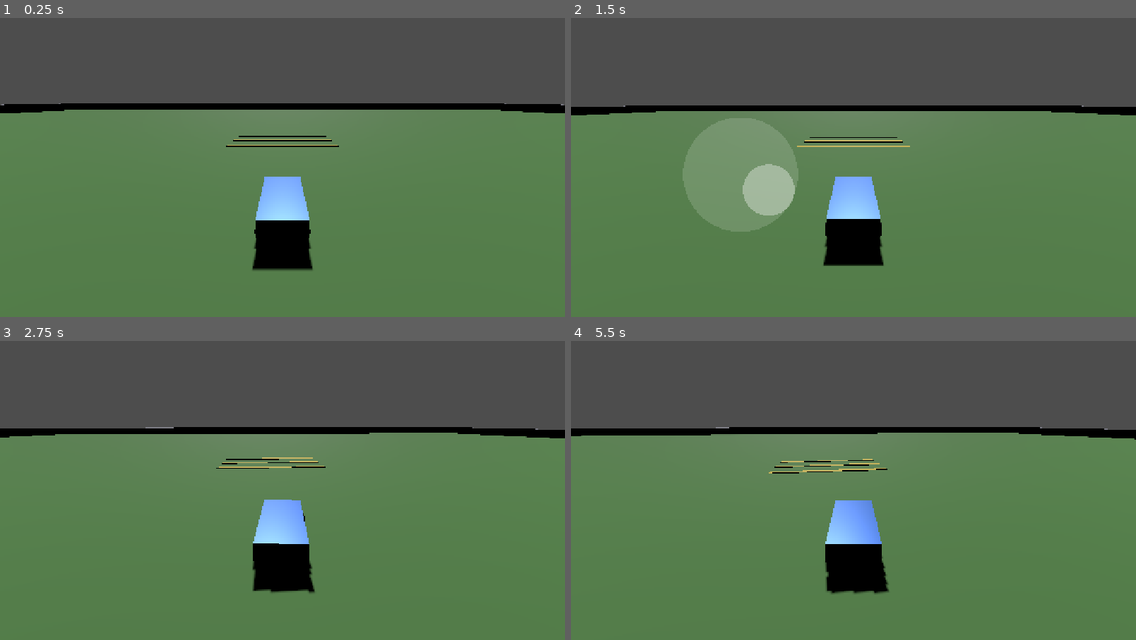
Above: before the commit, frames 1-4 (two rows, left to right).
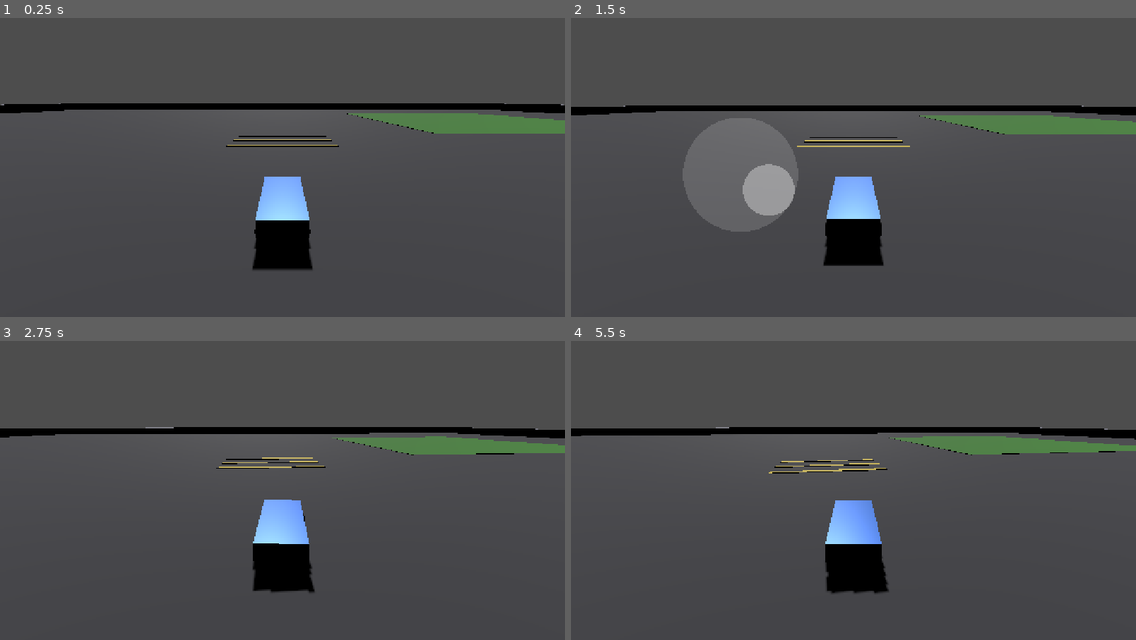
Above: after the commit, the same moments.

Repository: mihaelaradu1005-source/RacerMobile
Game: Godot game, scene res://scenes/world.tscn
Same seed, same stepped clock (60 frames per second), same inputs: the game is played once before the commit and once after it.
Inputs (mouse positions are in pixels of both pictures, inside the frame that each line leads up to):
- Up to frame 1 (0.25 s): no input
- Up to frame 2 (1.5 s): move the mouse to (977, 143) at 0.52 s; hold D (move_right) 0.53-1.25 s; click (977, 143) at 0.67 s; tap Enter at 1.25 s; drag from (740, 173) to (825, 221) at 1.27 s
- Up to frame 3 (2.75 s): move the mouse to (339, 412) at 2.02 s; hold D (move_right) from 2.03 s (still down)
- Up to frame 4 (5.5 s): release D (move_right) at 2.75 s; drag from (825, 544) to (684, 433) at 2.77 s; move the mouse to (1023, 529) at 3.52 s; hold A (move_left) 3.53-4.25 s; drag from (684, 433) to (768, 400) at 4.27 s; move the mouse to (881, 481) at 5.02 s; hold S (move_back) from 5.03 s (still down); click (881, 481) at 5.17 s

The runs differ from the first frame. In frame 1, 64% of the frame differs, in the area x 0-100%, y 30-100%; in frame 2, 64%; in frame 3, 64%; in frame 4, 64%.

Commit message:
feat(phase3): surface-aware grip — asphalt grippy, grass slippery
First Phase 3 step. Wheels read the body they rest on; bodies in the
"low_grip" group (grass patches) drop that wheel's friction so the car
slides on grass, while the asphalt ground keeps full grip.

- car.gd: cache wheels, per-frame set wheel_friction_slip by surface group
- world.tscn: ground retinted to asphalt (grip 9); two grass patches added
  in group low_grip (grip 3)
- Verified with tests/surface_test: a car on grass reports friction 3.0 on
  all four wheels; asphalt is the default full-grip branch
- Phase 2 marked complete (driving confirmed good on device)

Co-Authored-By: Claude Opus 4.8 <noreply@anthropic.com>

Diff:
--- a/scenes/world.tscn
+++ b/scenes/world.tscn
@@ -1,12 +1,12 @@
-[gd_scene load_steps=15 format=3 uid="uid://cfb1r12fte3xg"]
+[gd_scene load_steps=18 format=3 uid="uid://cfb1r12fte3xg"]
 
 [ext_resource type="Script" path="res://scripts/camera_follow.gd" id="1_camera"]
 [ext_resource type="Script" path="res://scripts/virtual_joystick.gd" id="2_joystick"]
 [ext_resource type="PackedScene" path="res://scenes/car.tscn" id="3_car"]
 
 [sub_resource type="StandardMaterial3D" id="GroundMat"]
-albedo_color = Color(0.35, 0.55, 0.3, 1)
-roughness = 0.9
+albedo_color = Color(0.28, 0.28, 0.3, 1)
+roughness = 0.95
 
 [sub_resource type="PlaneMesh" id="GroundPlane"]
 material = SubResource("GroundMat")
@@ -43,6 +43,17 @@
 
 [sub_resource type="BoxShape3D" id="WallShapeZ"]
 size = Vector3(1, 3, 202)
+
+[sub_resource type="StandardMaterial3D" id="GrassMat"]
+albedo_color = Color(0.3, 0.55, 0.25, 1)
+roughness = 1.0
+
+[sub_resource type="BoxMesh" id="GrassMesh"]
+material = SubResource("GrassMat")
+size = Vector3(45, 0.1, 45)
+
+[sub_resource type="BoxShape3D" id="GrassShape"]
+size = Vector3(45, 0.1, 45)
 
 [node name="World" type="Node3D"]
 
@@ -84,6 +95,26 @@
 [node name="Bump3Col" type="CollisionShape3D" parent="Bumps"]
 transform = Transform3D(1, 0, 0, 0, 1, 0, 0, 0, 1, 0, 0, 20)
 shape = SubResource("BumpShape")
+
+[node name="Grass1" type="StaticBody3D" parent="." groups=["low_grip"]]
+
+[node name="Grass1Mesh" type="MeshInstance3D" parent="Grass1"]
+transform = Transform3D(1, 0, 0, 0, 1, 0, 0, 0, 1, -45, 0.02, 45)
+mesh = SubResource("GrassMesh")
+
+[node name="Grass1Col" type="CollisionShape3D" parent="Grass1"]
+transform = Transform3D(1, 0, 0, 0, 1, 0, 0, 0, 1, -45, 0.02, 45)
+shape = SubResource("GrassShape")
+
+[node name="Grass2" type="StaticBody3D" parent="." groups=["low_grip"]]
+
+[node name="Grass2Mesh" type="MeshInstance3D" parent="Grass2"]
+transform = Transform3D(1, 0, 0, 0, 1, 0, 0, 0, 1, 48, 0.02, -35)
+mesh = SubResource("GrassMesh")
+
+[node name="Grass2Col" type="CollisionShape3D" parent="Grass2"]
+transform = Transform3D(1, 0, 0, 0, 1, 0, 0, 0, 1, 48, 0.02, -35)
+shape = SubResource("GrassShape")
 
 [node name="Walls" type="StaticBody3D" parent="."]
 
--- a/scripts/car.gd
+++ b/scripts/car.gd
@@ -31,6 +31,12 @@
 ## Seconds spent upside-down before the car auto-rights itself.
 @export var flip_recover_time: float = 2.0
 
+## Tyre grip on normal ground (asphalt). Higher = sticks harder.
+@export var asphalt_grip: float = 9.0
+
+## Tyre grip on low-grip surfaces (grass/dirt). Lower = slides more.
+@export var grass_grip: float = 3.0
+
 # The on-screen touch joystick, if present (found by group at runtime).
 var _joystick: Node = null
 
@@ -40,9 +46,15 @@
 # Where the car started, so we can respawn it if it ever falls off the world.
 var _spawn_position: Vector3 = Vector3.ZERO
 
+# Cached wheels, so we can adjust their grip per surface each frame.
+var _wheels: Array[VehicleWheel3D] = []
+
 
 func _ready() -> void:
 	_spawn_position = global_position
+	for child in get_children():
+		if child is VehicleWheel3D:
+			_wheels.append(child)
 
 
 func _get_input() -> Vector2:
@@ -61,6 +73,7 @@
 
 func _physics_process(delta: float) -> void:
 	_handle_flip_recovery(delta)
+	_update_surface_grip()
 
 	var input := _get_input()
 
@@ -102,6 +115,18 @@
 	steering = move_toward(steering, target_steer, steer_speed * delta)
 
 
+func _update_surface_grip() -> void:
+	# Each wheel checks what it's resting on. Bodies in the "low_grip" group
+	# (grass/dirt) make that wheel slide; everything else is asphalt grip.
+	for wheel in _wheels:
+		var grip := asphalt_grip
+		if wheel.is_in_contact():
+			var body := wheel.get_contact_body()
+			if body != null and body.is_in_group("low_grip"):
+				grip = grass_grip
+		wheel.wheel_friction_slip = grip
+
+
 func _handle_flip_recovery(delta: float) -> void:
 	# Safety net: if the car somehow falls off the world, put it back at start.
 	if global_position.y < -5.0:
--- /dev/null
+++ b/tests/surface_test.gd
@@ -0,0 +1,39 @@
+extends Node
+
+# Verifies surface-aware grip: a car resting on a "low_grip" (grass) body should
+# have its wheels set to the low grass grip, not the asphalt grip.
+
+var _car: VehicleBody3D
+var _frames: int = 0
+
+
+func _ready() -> void:
+	_car = _find_vehicle(get_tree().root)
+
+
+func _find_vehicle(n: Node) -> VehicleBody3D:
+	if n is VehicleBody3D:
+		return n
+	for c in n.get_children():
+		var found := _find_vehicle(c)
+		if found != null:
+			return found
+	return null
+
+
+func _physics_process(_d: float) -> void:
+	_frames += 1
+	if _frames == 60 and _car != null:
+		for child in _car.get_children():
+			if child is VehicleWheel3D:
+				var body_name := "none"
+				var low := false
+				if child.is_in_contact() and child.get_contact_body() != null:
+					var b: Node3D = child.get_contact_body()
+					body_name = b.name
+					low = b.is_in_group("low_grip")
+				print("%s: friction=%.1f  on=%s  low_grip=%s" % [
+					child.name, child.wheel_friction_slip, body_name, str(low)])
+	if _frames >= 70:
+		print("SURFACETEST DONE")
+		get_tree().quit()
--- /dev/null
+++ b/tests/surface_test.tscn
@@ -0,0 +1,30 @@
+[gd_scene load_steps=5 format=3 uid="uid://csurface0test2ph3"]
+
+[ext_resource type="PackedScene" path="res://scenes/car.tscn" id="1_car"]
+[ext_resource type="Script" path="res://tests/surface_test.gd" id="2_test"]
+
+[sub_resource type="BoxShape3D" id="AsphaltBox"]
+size = Vector3(100, 0.4, 100)
+
+[sub_resource type="BoxShape3D" id="GrassBox"]
+size = Vector3(20, 0.2, 20)
+
+[node name="SurfaceTest" type="Node3D"]
+
+[node name="Asphalt" type="StaticBody3D" parent="."]
+
+[node name="AsphaltCol" type="CollisionShape3D" parent="Asphalt"]
+transform = Transform3D(1, 0, 0, 0, 1, 0, 0, 0, 1, 0, -0.2, 0)
+shape = SubResource("AsphaltBox")
+
+[node name="Grass" type="StaticBody3D" parent="." groups=["low_grip"]]
+
+[node name="GrassCol" type="CollisionShape3D" parent="Grass"]
+transform = Transform3D(1, 0, 0, 0, 1, 0, 0, 0, 1, 0, 0.05, 0)
+shape = SubResource("GrassBox")
+
+[node name="Car" parent="." instance=ExtResource("1_car")]
+transform = Transform3D(1, 0, 0, 0, 1, 0, 0, 0, 1, 0, 1, 0)
+
+[node name="Tester" type="Node" parent="."]
+script = ExtResource("2_test")
Not shown, added: tests/surface_test.gd.uid
Not shown, changed: PROGRESS.md
